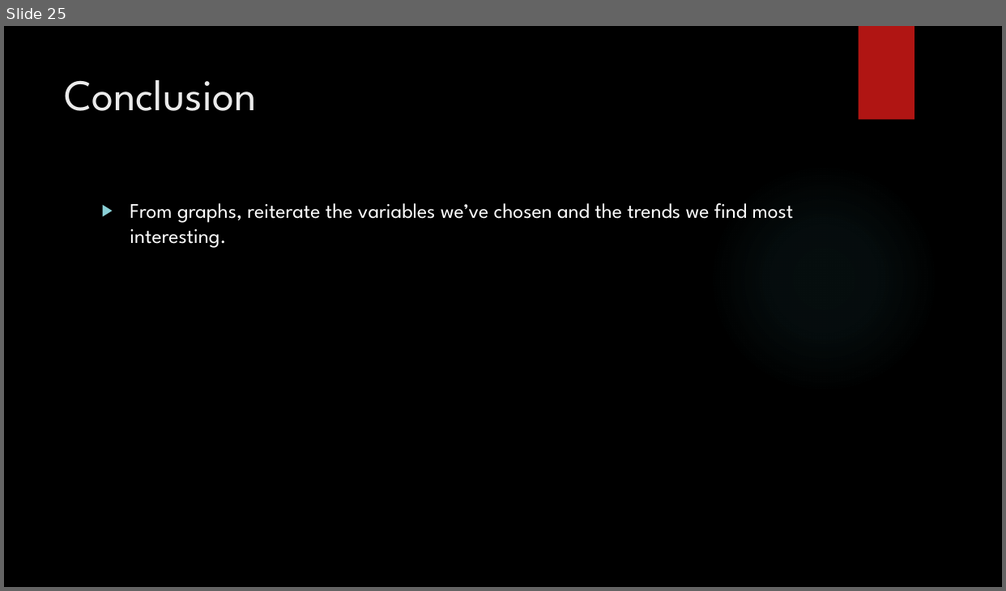
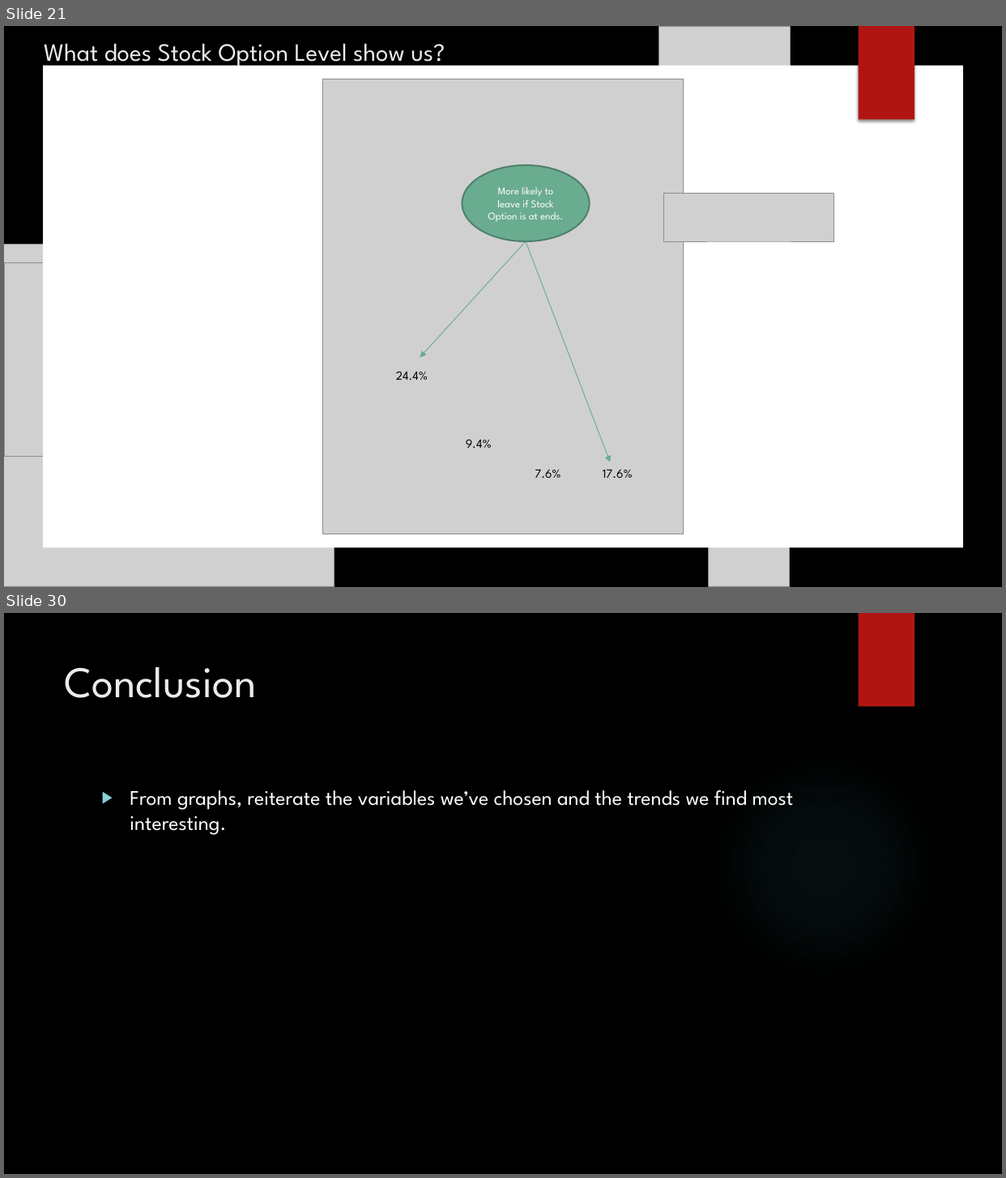
Before and after one commit to vazquezs123/DATA_SCIENCE_CS02, a slide deck: case_study_02_presentation.pptx. Shown one above the other, each under a label of ours: slide 25 before the commit, slides 21 and 30 after it; the slides between them are not shown. The pictures are 1006x591 and 1006x1178 pixels, drawn with LibreOffice and Linux fonts; fonts in the diff are those of the drawing; grey boxes stand for pictures; background and template pictures are left out. Boxes give left, top, right and bottom in pixels: in the first picture for what was removed or moved away, otherwise in the second. Text is boxed around its words. In the diff, an @@ line names an element or a change of style, - is before the commit and + after.

```diff
--- a/case_study_02_presentation.pptx
+++ b/case_study_02_presentation.pptx
@@ slide 21 added at [4, 26, 1002, 587], background picture (left out) @@
@@ title added at [44, 43, 445, 69], 24 pt, text #EBEBEB @@
+What does Stock Option Level show us?
@@ picture added at [659, 26, 790, 120] @@
@@ rectangle added at [859, 26, 914, 120], fill #B01513 @@
@@ rectangle added at [43, 66, 963, 548], fill #FFFFFF @@
@@ picture added at [323, 79, 683, 535] @@
@@ ellipse added at [462, 165, 590, 241], fill #6AAC90, outline #4E7F6B 1.5 pt, 10 pt, text #FFFFFF @@
+More likely to leave if Stock Option is at ends.
@@ picture added at [664, 193, 834, 241] @@
@@ arrow added from (526, 241) to (420, 357), #6AAC90 0.75 pt @@
@@ arrow added from (526, 241) to (611, 463), #6AAC90 0.75 pt @@
@@ picture added at [4, 245, 334, 587] @@
@@ picture added at [4, 263, 128, 456] @@
@@ text added at [396, 371, 428, 380], 12 pt, text #000000 @@
+24.4%
@@ text added at [466, 439, 492, 448], 12 pt, text #000000 @@
+9.4%
@@ text added at [535, 470, 560, 478], 12 pt, text #000000 @@
+7.6%
@@ text added at [603, 470, 633, 478], 12 pt, text #000000 @@
+17.6%
@@ picture added at [709, 525, 790, 587] @@
@@ what was slide 25 is now slide 30 @@
```
Also in this commit, not shown: 9 slides changed, 4 other slides added, 12 slides removed, 1 other file.
